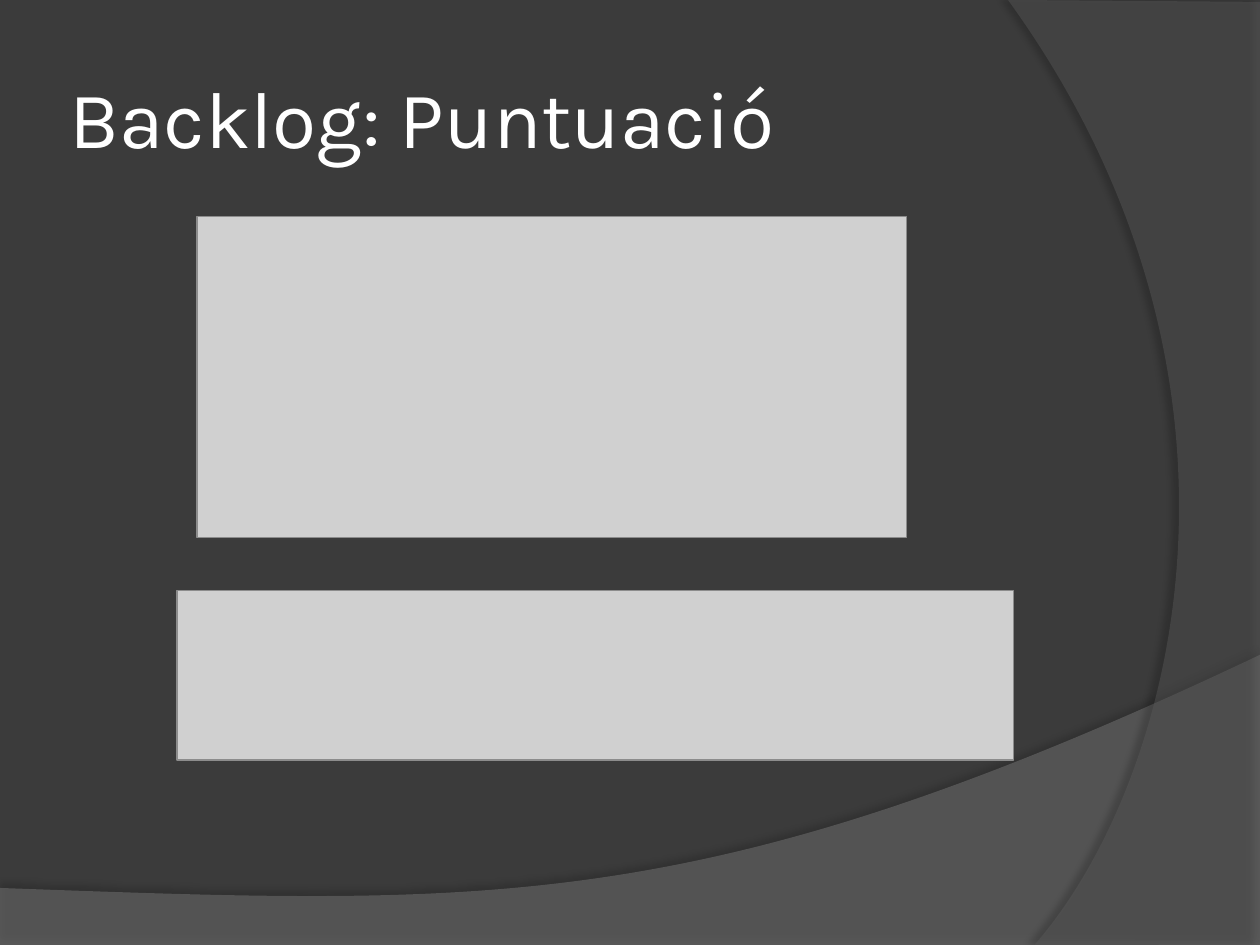
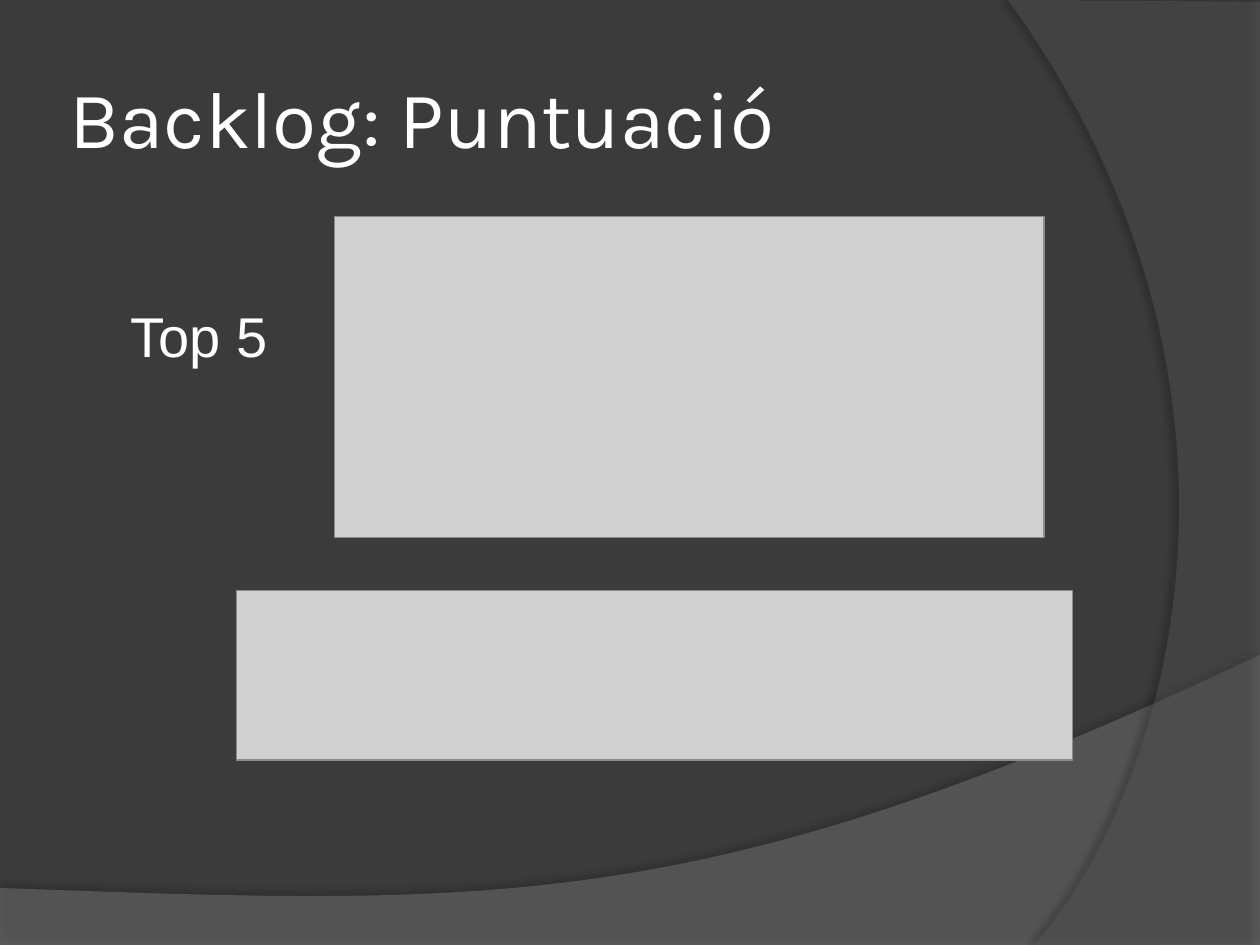
Before and after one commit to OriolGarciaFores/Projecte_Storm_Bullets, a slide deck: slide 6 of M013_UF1_Prototip_2_Oriol_Garcia/Prototip 2.pptx. Drawn at 1260x945 pixels with LibreOffice and Linux fonts; fonts in the diff are those of the drawing; grey boxes stand for pictures. Boxes give left, top, right and bottom in pixels: in the first picture for what was removed or moved away, otherwise in the second. Text is boxed around its words. In the diff, an @@ line names an element or a change of style, - is before the commit and + after.

```diff
--- a/M013_UF1_Prototip_2_Oriol_Garcia/Prototip 2.pptx
+++ b/M013_UF1_Prototip_2_Oriol_Garcia/Prototip 2.pptx
@@ picture: place and size @@
-picture at (197,217,906,538)
+picture at (335,217,1045,538)
@@ text added at (130,318,267,368), 32 pt, text #FFFFFF @@
+Top 5
@@ picture: place and size @@
-picture at (178,591,1014,760)
+picture at (236,591,1072,760)
```
Also in this commit, not shown: 1 other slide changed, 3 slides added, 2 slides removed, 1 other file.
